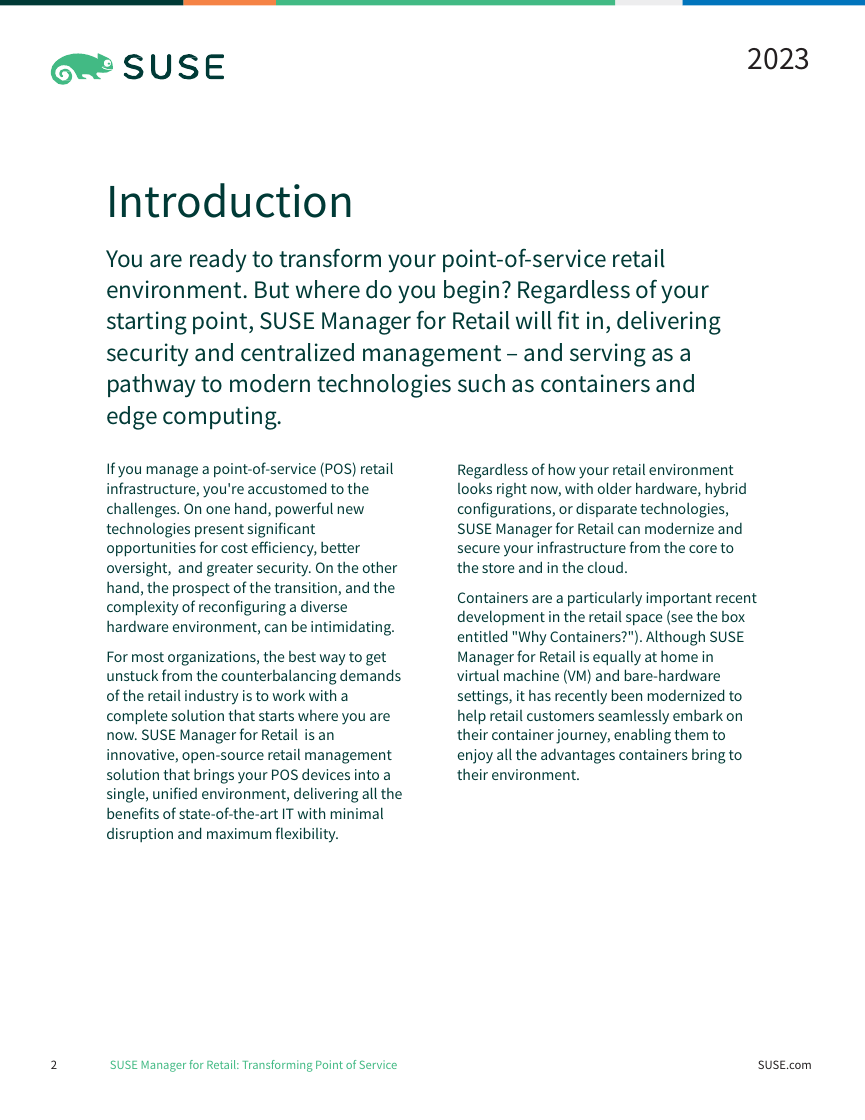
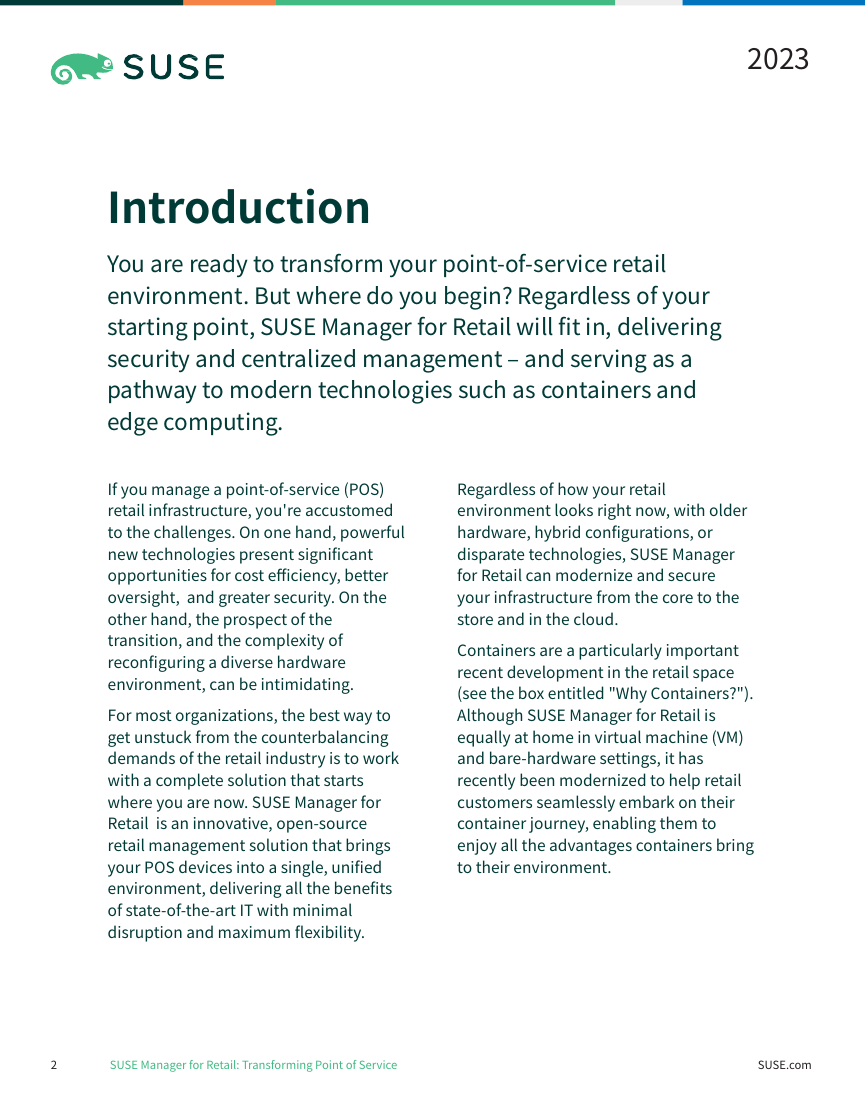
Before and after one commit to vickyhella/marketing-docs, a slide deck: slide 2 of source/whitepaper/SUMA-Retail-Transforming-2023.pptx. Drawn at 865x1120 pixels with LibreOffice and Linux fonts; fonts in the diff are those of the drawing. Boxes give left, top, right and bottom in pixels: in the first picture for what was removed or moved away, otherwise in the second. Text is boxed around its words. In the diff, an @@ line names an element or a change of style, - is before the commit and + after.

Commit message:
Update source format: SUMA-Retail-Transforming-2023

```diff
--- a/source/whitepaper/SUMA-Retail-Transforming-2023.pptx
+++ b/source/whitepaper/SUMA-Retail-Transforming-2023.pptx
@@ title "Introduction" at <box>107,188,371,224</box>: bold on @@
@@ text "You are ready to transform ...": place and size @@
-text "You are ready to transform ..." at <box>106,248,721,430</box>
+text "You are ready to transform ..." at <box>107,253,722,436</box>
@@ text "If you manage a point-of-service ..." at <box>108,482,405,942</box>: size 10 to 11 pt @@
@@ text "If you manage a point-of-service ...": place and size @@
-text "If you manage a point-of-service ..." at <box>106,462,403,843</box>
+text "If you manage a point-of-service ..." at <box>108,482,405,942</box>
@@ text "Regardless of how your retail ...": place and size @@
-text "Regardless of how your retail ..." at <box>457,463,757,780</box>
+text "Regardless of how your retail ..." at <box>457,482,754,873</box>
@@ text "Regardless of how your retail ..." at <box>457,482,754,873</box>: size 10 to 11 pt @@
```
Also in this commit, not shown: 5 other slides changed.
